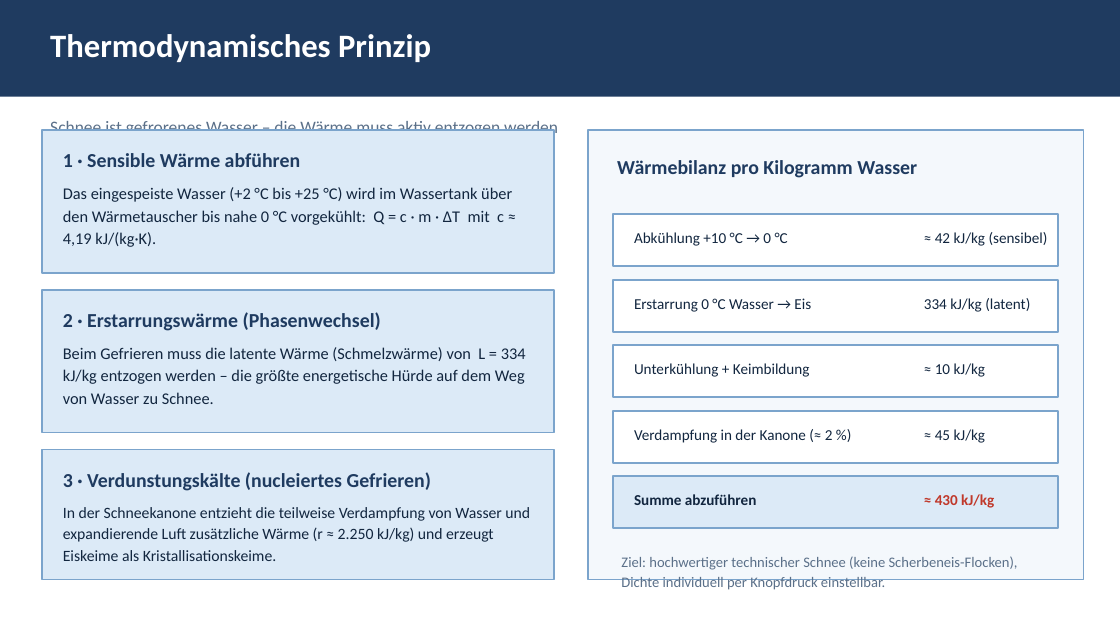
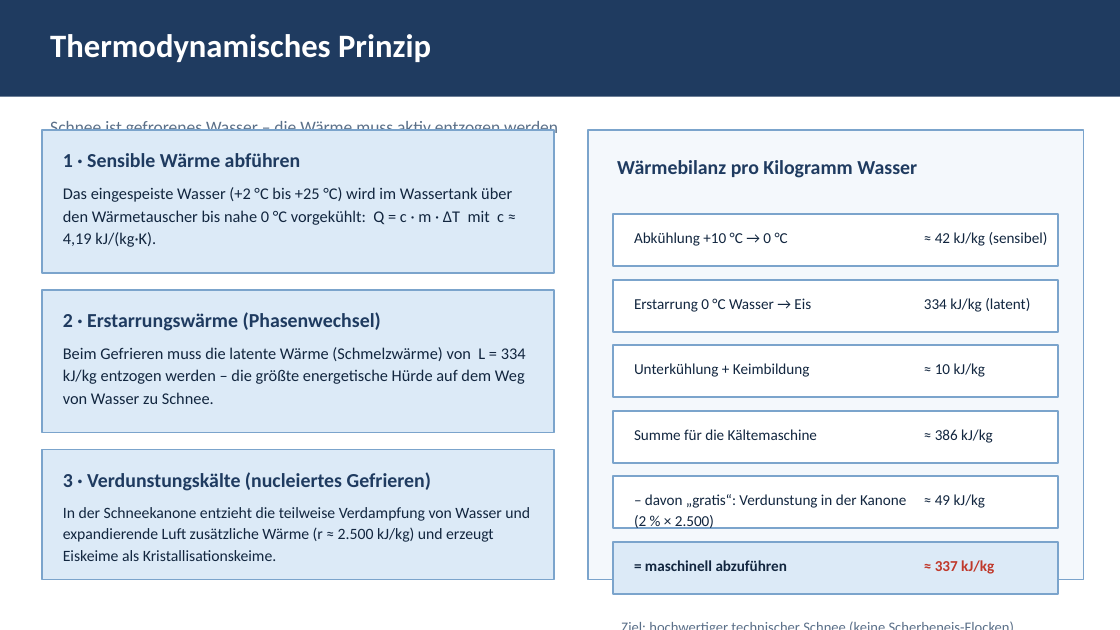
Before and after one commit to pgruberpg6-commits/Snow4ever, a slide deck: slide 8 of snow4ever200_thermodynamik.pptx. Drawn at 1120x630 pixels with LibreOffice and Linux fonts; fonts in the diff are those of the drawing. Boxes give left, top, right and bottom in pixels: in the first picture for what was removed or moved away, otherwise in the second. Text is boxed around its words. In the diff, an @@ line names an element or a change of style, - is before the commit and + after.

```diff
--- a/snow4ever200_thermodynamik.pptx
+++ b/snow4ever200_thermodynamik.pptx
@@ text at <box>634,429,817,440</box>: text changed @@
-Verdampfung in der Kanone (≈ 2 %)
+Summe für die Kältemaschine
@@ text at <box>935,429,993,443</box>: text changed @@
-≈ 45 kJ/kg
+≈ 386 kJ/kg
@@ rectangle at <box>613,476,1059,528</box>: fill #DCEAF7 to #FFFFFF @@
@@ text at <box>63,507,530,561</box>: text changed @@
-In der Schneekanone entzieht die teilweise Verdampfung von Wasser und expandierende Luft zusätzliche Wärme (r ≈ 2.250 kJ/kg) und erzeugt Eiskeime als Kristallisationskeime.
+In der Schneekanone entzieht die teilweise Verdampfung von Wasser und expandierende Luft zusätzliche Wärme (r ≈ 2.500 kJ/kg) und erzeugt Eiskeime als Kristallisationskeime.
@@ text at <box>634,494,906,529</box>: text changed; bold off @@
-Summe abzuführen
+– davon „gratis“: Verdunstung in der Kanone (2 % × 2.500)
@@ text at <box>935,494,986,508</box>: text changed; text colour #C0392B to #12263F; bold off @@
-≈ 430 kJ/kg
+≈ 49 kJ/kg
@@ rectangle added at <box>613,542,1059,594</box>, fill #DCEAF7, outline #7BA4CC 1.5 pt @@
@@ text added at <box>645,560,787,571</box>, 13 pt, text #12263F, bold @@
+= maschinell abzuführen
@@ text added at <box>935,560,994,574</box>, 13 pt, text #C0392B, bold @@
+≈ 337 kJ/kg
@@ text "Ziel: hochwertiger technischer Schnee (keine ..." rewrapped from <box>621,556,1018,590</box> to <box>613,612,1067,630</box> @@
```
Also in this commit, not shown: 6 other slides changed, 1 other file.
